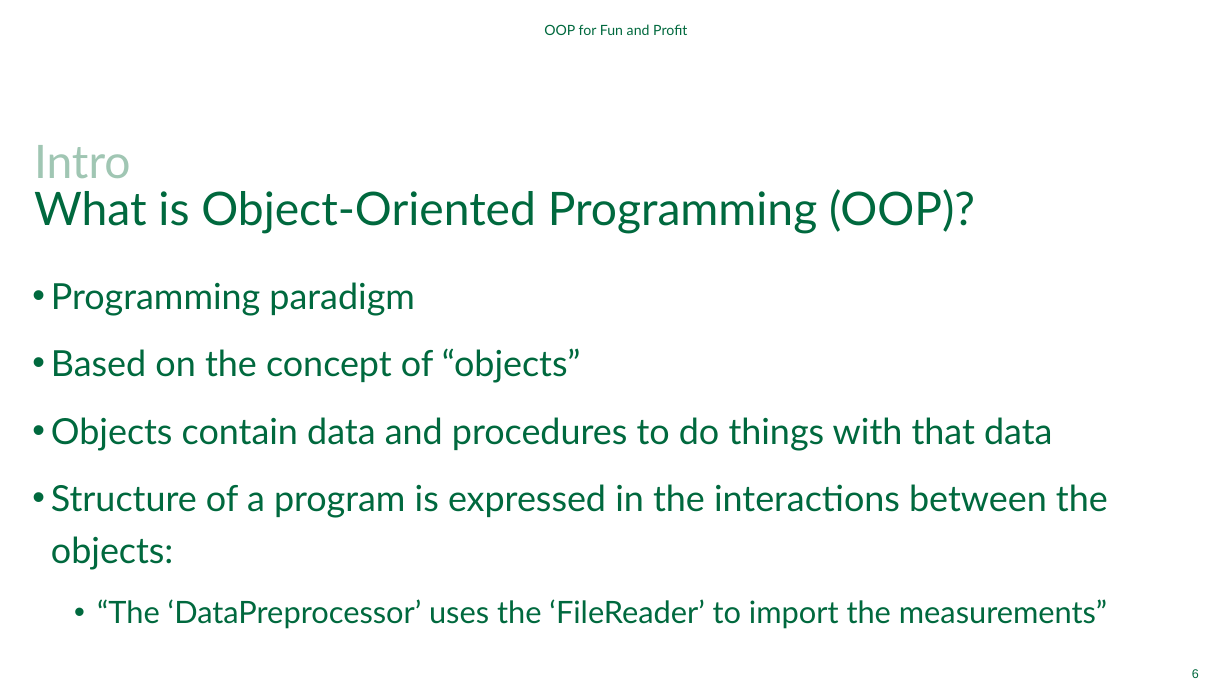
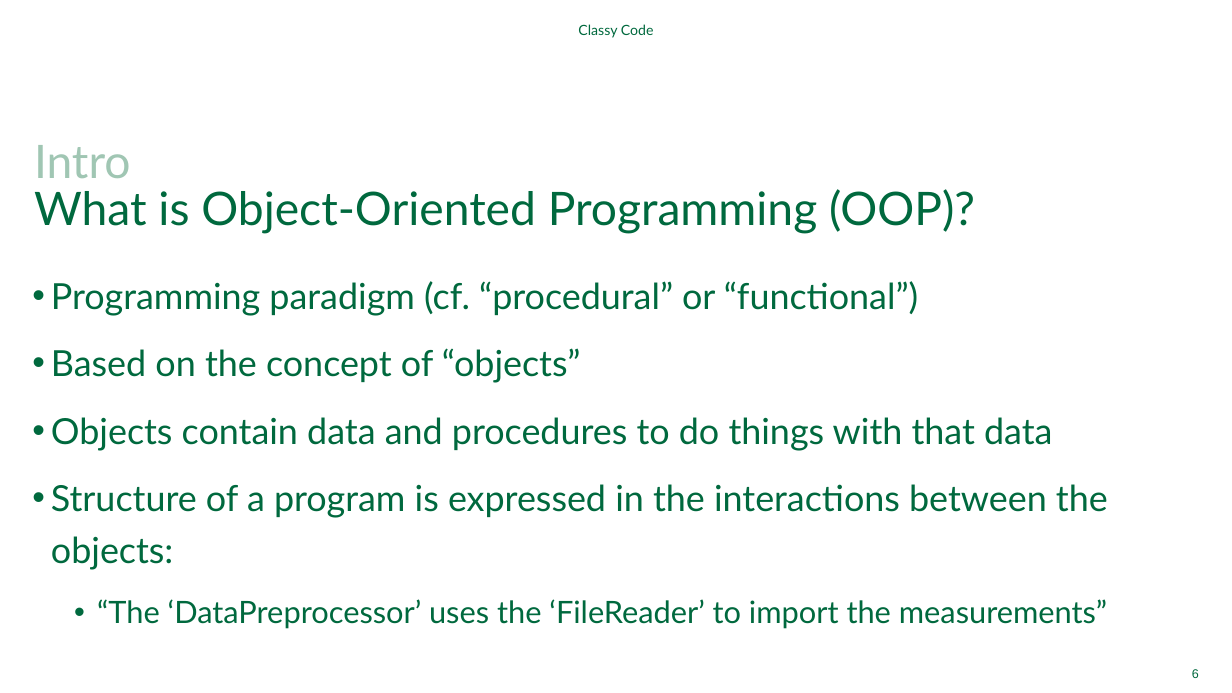
Before and after one commit to Dartmouth-Libraries/classy-code, a slide deck: slide 6 of ppt/OOP-for-Fun-and-Profit.pptx. Drawn at 1232x693 pixels with LibreOffice and Linux fonts; fonts in the diff are those of the drawing; background and template pictures are left out. Boxes give left, top, right and bottom in pixels: in the first picture for what was removed or moved away, otherwise in the second. Text is boxed around its words. In the diff, an @@ line names an element or a change of style, - is before the commit and + after.

```diff
--- a/ppt/OOP-for-Fun-and-Profit.pptx
+++ b/ppt/OOP-for-Fun-and-Profit.pptx
@@ text at bbox=[578, 24, 654, 38]: text changed @@
-OOP for Fun and Profit
+Classy Code
@@ text at bbox=[51, 281, 918, 316]: text changed @@
-• Programming paradigm
+• Programming paradigm (cf. “procedural” or “functional”)
```
Also in this commit, not shown: 10 other slides changed.
